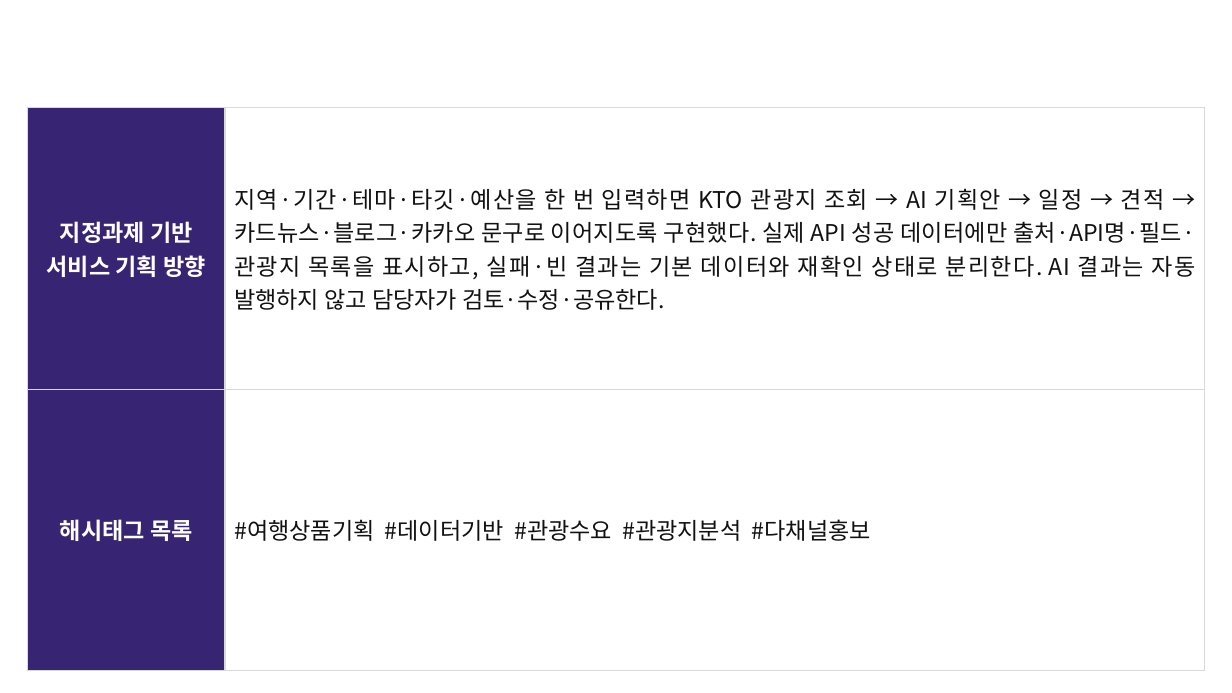
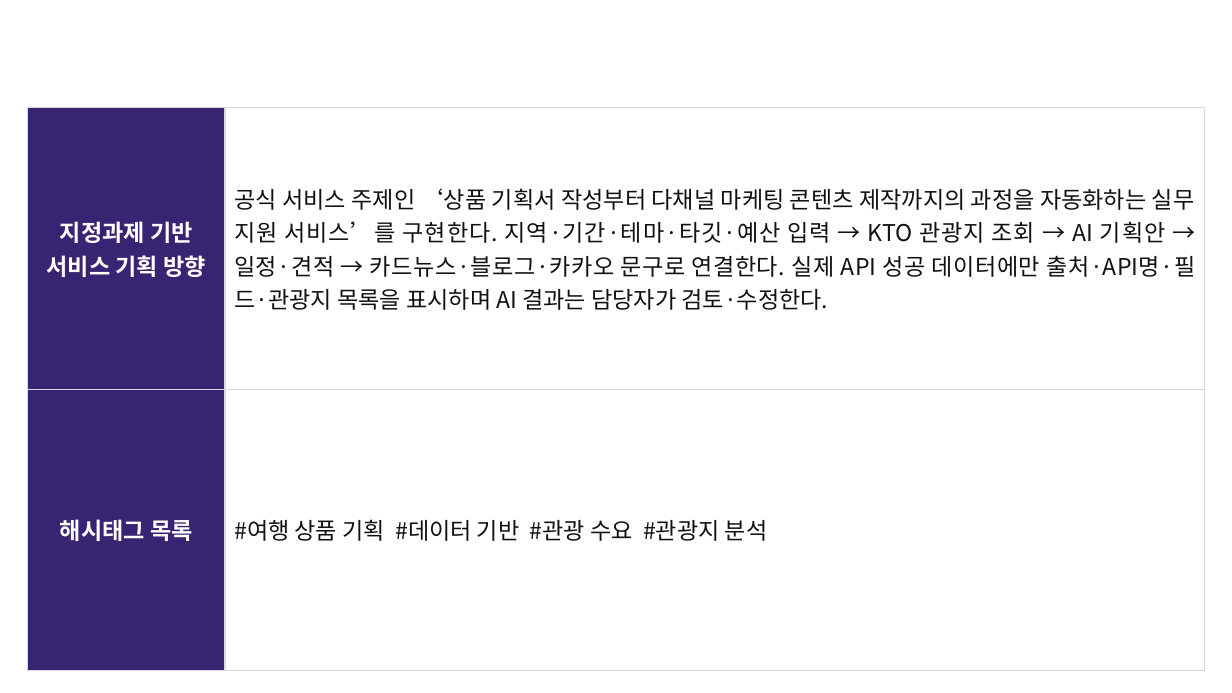
Before and after one commit to wapplekorea/tourplanit, a slide deck: slide 3 of submission-package/2026-08-12/2026_웹앱구현_TourPlanit_기능설명서_작성본_v1.0_2026-08-12.pptx. Drawn at 1232x693 pixels with LibreOffice and Linux fonts; fonts in the diff are those of the drawing; background and template pictures are left out. Boxes give left, top, right and bottom in pixels: in the first picture for what was removed or moved away, otherwise in the second. Text is boxed around its words. In the diff, an @@ line names an element or a change of style, - is before the commit and + after.

```diff
--- a/submission-package/2026-08-12/2026_웹앱구현_TourPlanit_기능설명서_작성본_v1.0_2026-08-12.pptx
+++ b/submission-package/2026-08-12/2026_웹앱구현_TourPlanit_기능설명서_작성본_v1.0_2026-08-12.pptx
@@ table at (x1=28, y1=108, x2=1205, y2=671) @@
-row 1, column 2: 지역·기간·테마·타깃·예산을 한 번 입력하면 KTO 관광지 조회 → AI 기획안 → 일정 → 견적 → 카드뉴스·블로그·카카오 문구로 이어지도록 구현했다. 실제 API 성공 데이터에만 출처·API명·필드·관광지 목록을 표시하고, 실패·빈 결과는 기본 데이터와 재확인 상태로 분리한다. AI 결과는 자동 발행하지 않고 담당자가 검토·수정·공유한다.
+row 1, column 2: 공식 서비스 주제인 ‘상품 기획서 작성부터 다채널 마케팅 콘텐츠 제작까지의 과정을 자동화하는 실무 지원 서비스’를 구현한다. 지역·기간·테마·타깃·예산 입력 → KTO 관광지 조회 → AI 기획안 → 일정·견적 → 카드뉴스·블로그·카카오 문구로 연결한다. 실제 API 성공 데이터에만 출처·API명·필드·관광지 목록을 표시하며 AI 결과는 담당자가 검토·수정한다.
-row 2, column 2: #여행상품기획 #데이터기반 #관광수요 #관광지분석 #다채널홍보
+row 2, column 2: #여행 상품 기획 #데이터 기반 #관광 수요 #관광지 분석
```
Also in this commit, not shown: 4 other slides changed, 6 other files.
